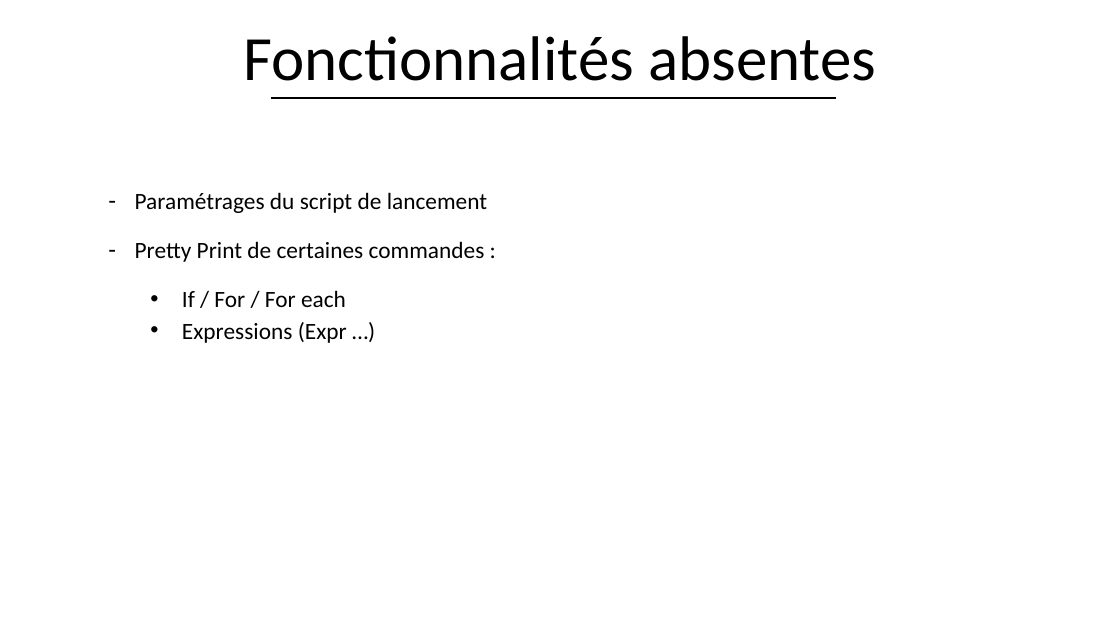
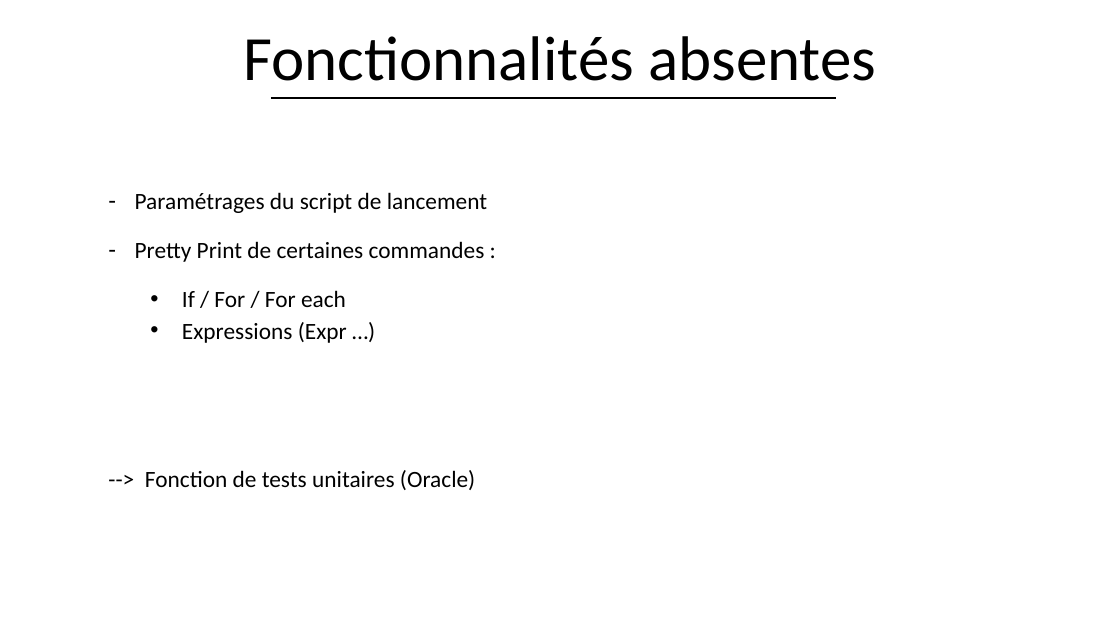
Before and after one commit to Kapcash/Compilation, a slide deck: slide 2 of Documents/Présentation/Presentation 22-11-16.pptx. Drawn at 1120x630 pixels with LibreOffice and Linux fonts; fonts in the diff are those of the drawing; background and template pictures are left out. Boxes give left, top, right and bottom in pixels: in the first picture for what was removed or moved away, otherwise in the second. Text is boxed around its words. In the diff, an @@ line names an element or a change of style, - is before the commit and + after.

```diff
--- a/Documents/Présentation/Presentation 22-11-16.pptx
+++ b/Documents/Présentation/Presentation 22-11-16.pptx
@@ text added at (x1=145, y1=470, x2=475, y2=490), 20 pt, text #000000 @@
+--> Fonction de tests unitaires (Oracle)
```
Also in this commit, not shown: 42 other files.
